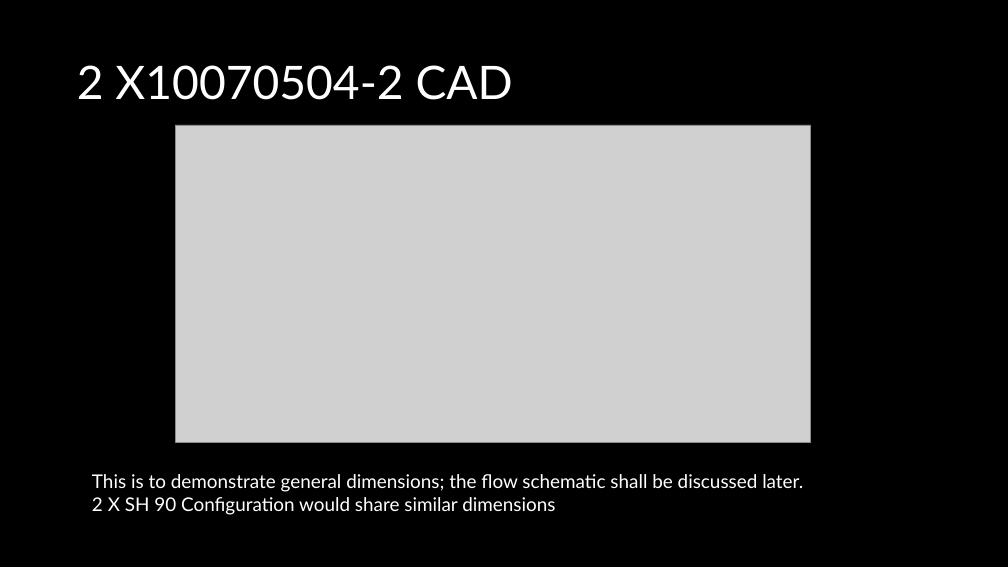
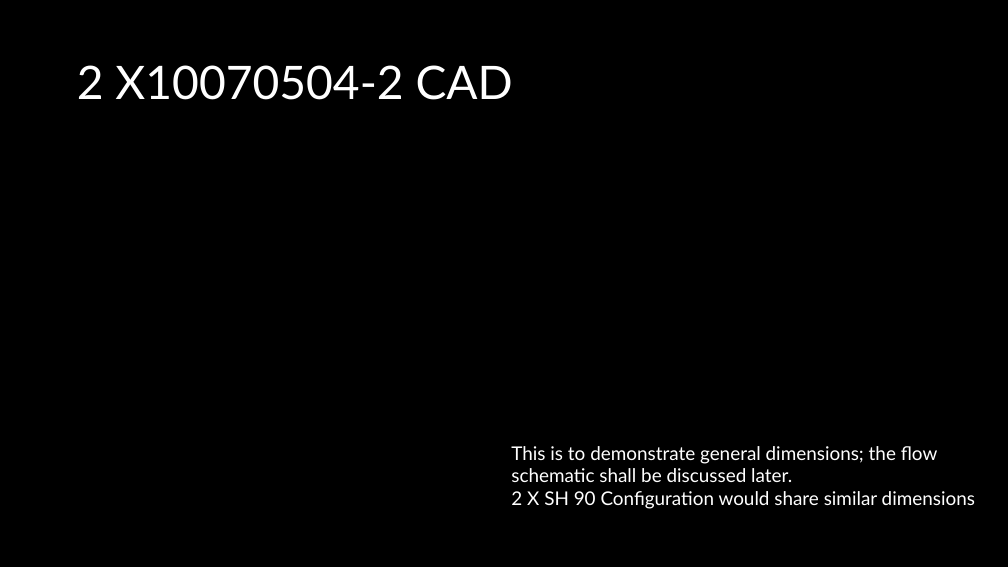
Before and after one commit to Kent1701/Cal_Poly_SLO_Hyperloop_Propulsion_2019_2020, a slide deck: slide 11 of Presentations/CDR_Prop.pptx. Drawn at 1008x567 pixels with LibreOffice and Linux fonts; fonts in the diff are those of the drawing; grey boxes stand for pictures; background and template pictures are left out. Boxes give left, top, right and bottom in pixels: in the first picture for what was removed or moved away, otherwise in the second. Text is boxed around its words. In the diff, an @@ line names an element or a change of style, - is before the commit and + after.

```diff
--- a/Presentations/CDR_Prop.pptx
+++ b/Presentations/CDR_Prop.pptx
@@ picture removed at box(175, 125, 811, 442) @@
@@ text "This is to demonstrate general ..." rewrapped from box(92, 474, 803, 515) to box(511, 446, 975, 509) @@
```
Also in this commit, not shown: 1 other slide changed, 1 slide added, 4 other files.
